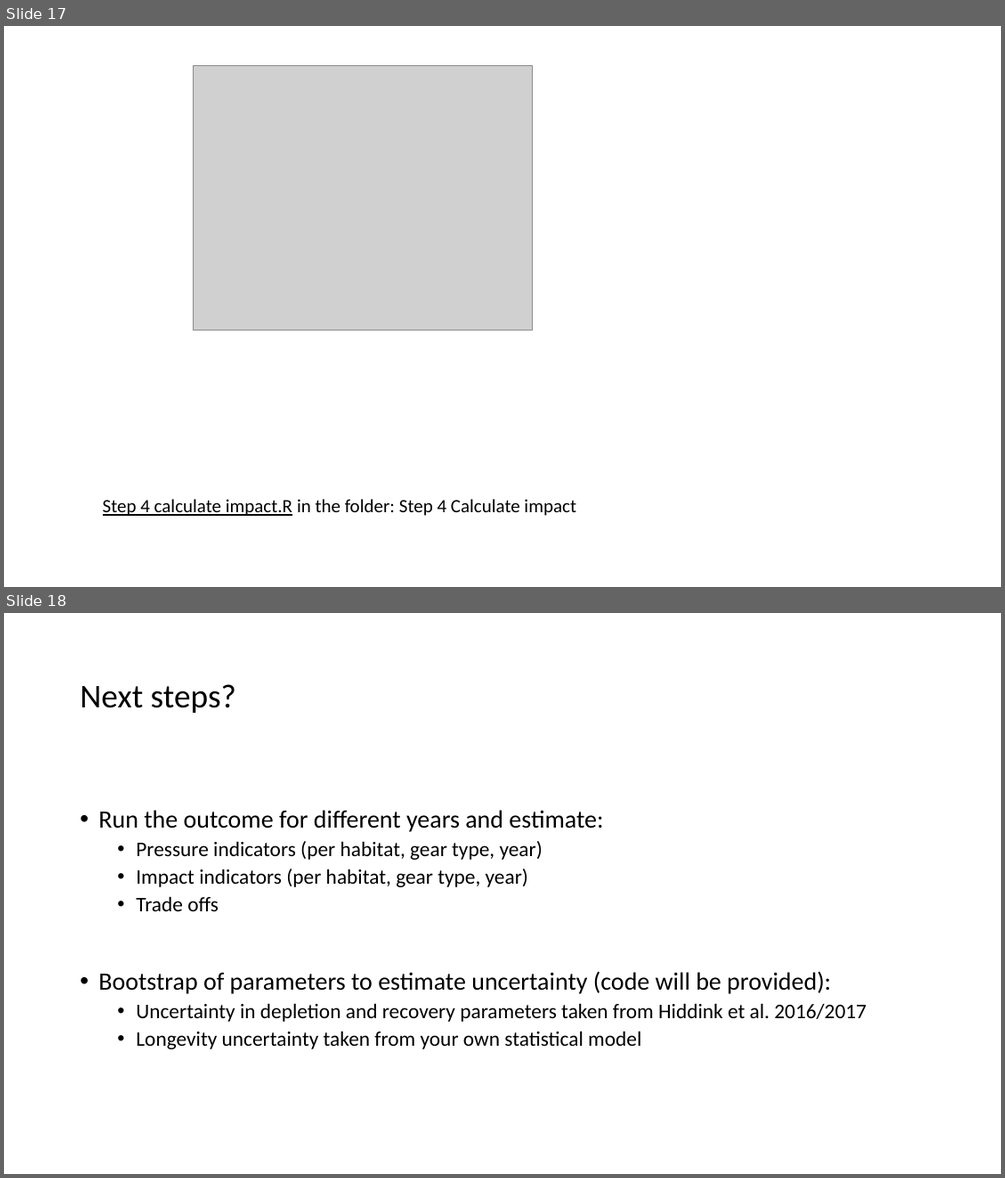
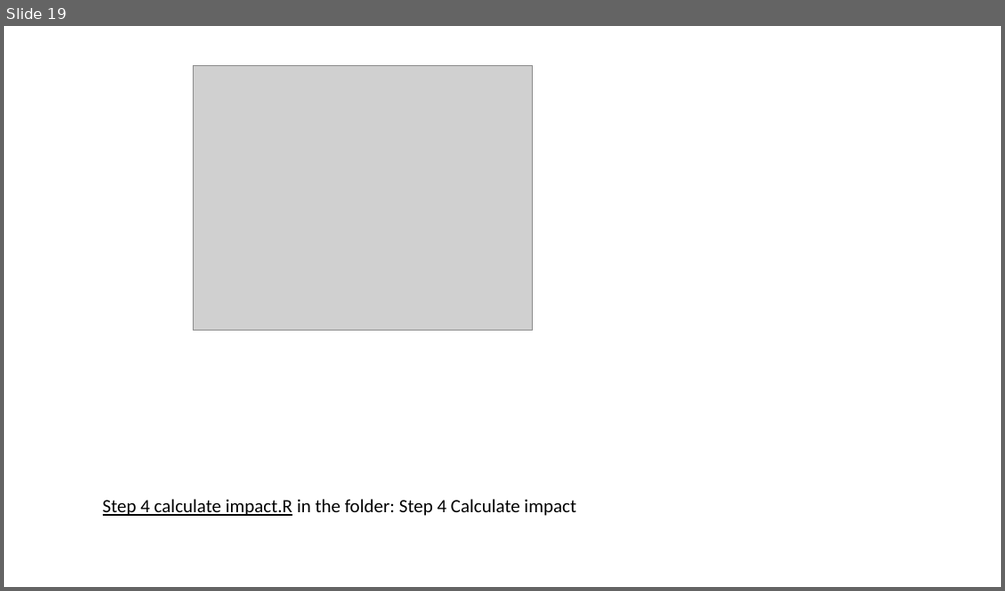
Before and after one commit to ices-eg/FBIT, a slide deck: TAF - ICES tutorial/Introduction to scripts and tutorial on running FBIT.pptx. Shown one above the other, each under a label of ours: slides 17 and 18 before the commit, slide 19 after it. The pictures are 1005x1178 and 1005x591 pixels, drawn with LibreOffice and Linux fonts; fonts in the diff are those of the drawing; grey boxes stand for pictures. Boxes give left, top, right and bottom in pixels: in the first picture for what was removed or moved away, otherwise in the second. Text is boxed around its words. In the diff, an @@ line names an element or a change of style, - is before the commit and + after.

```diff
--- a/TAF - ICES tutorial/Introduction to scripts and tutorial on running FBIT.pptx
+++ b/TAF - ICES tutorial/Introduction to scripts and tutorial on running FBIT.pptx
@@ slide 18 removed at <box>4,613,1001,1174</box>, background #FFFFFF @@
@@ title removed at <box>80,684,236,713</box> @@
-Next steps?
@@ text removed at <box>98,810,866,1049</box> @@
-• Run the outcome for different years and estimate:
-  • Pressure indicators (per habitat, gear type, year)
-  • Impact indicators (per habitat, gear type, year)
-  • Trade offs
-• Bootstrap of parameters to estimate uncertainty (code will be provided):
-  • Uncertainty in depletion and recovery parameters taken from Hiddink et al. 2016/2017
-  • Longevity uncertainty taken from your own statistical model
@@ what was slide 17 is now slide 19 @@
```
Also in this commit, not shown: 4 slides changed, 2 slides added.
